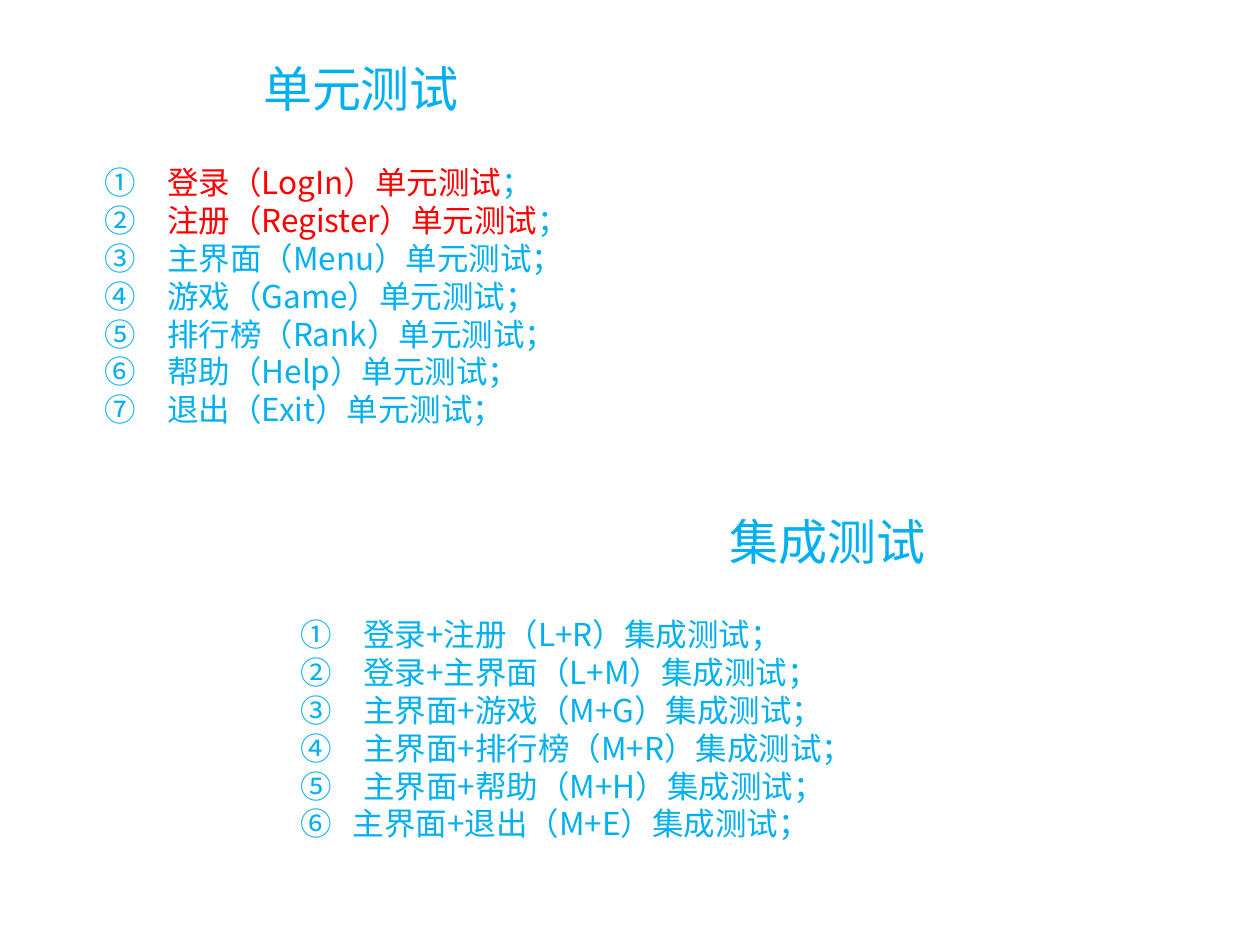
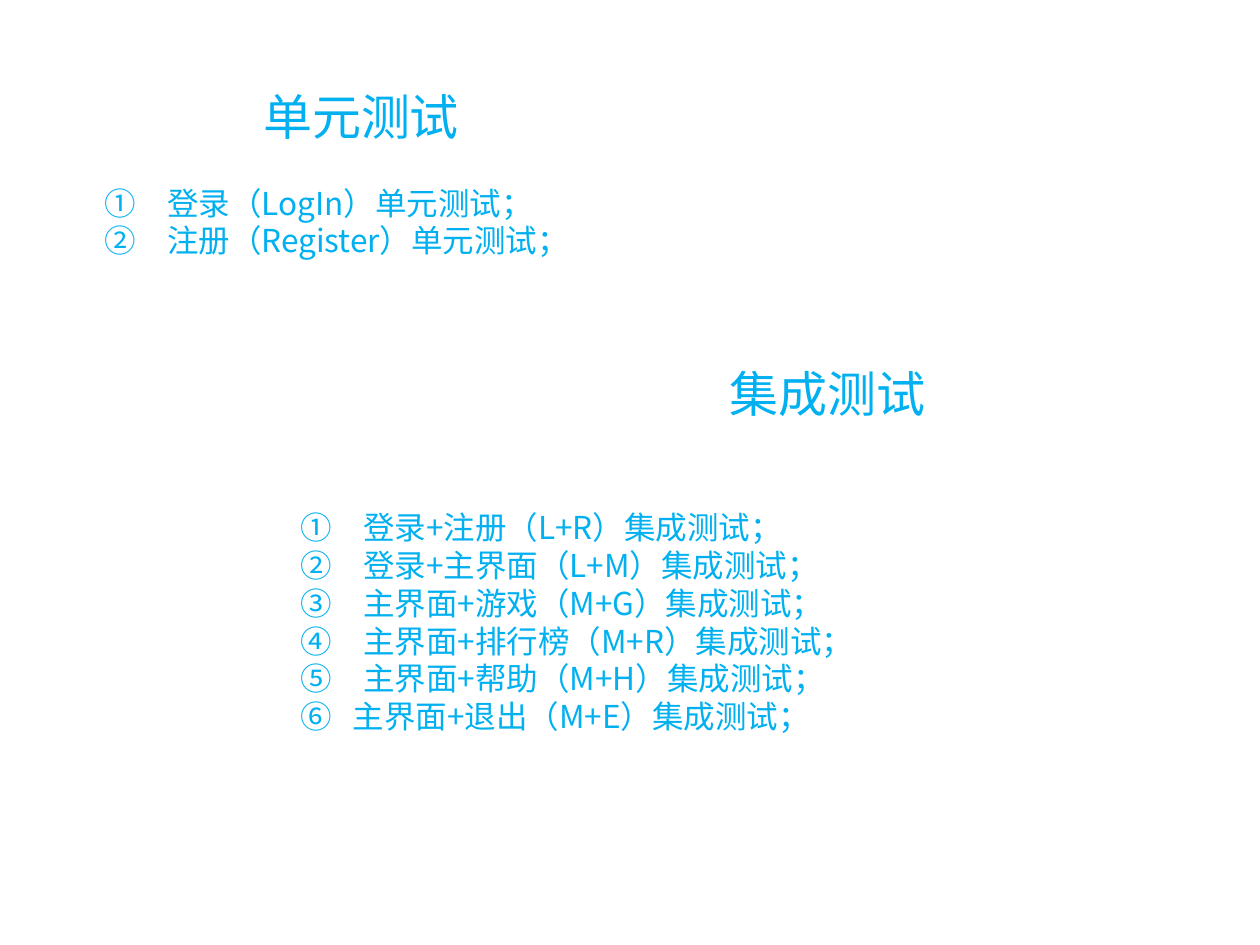
Before and after one commit to SE2018G18/SE2018-G18-Project, a slide deck: slide 30 of SE2018春-G18-项目总结.pptx. Drawn at 1260x945 pixels with LibreOffice and Linux fonts; fonts in the diff are those of the drawing; background and template pictures are left out. Boxes give left, top, right and bottom in pixels: in the first picture for what was removed or moved away, otherwise in the second. Text is boxed around its words. In the diff, an @@ line names an element or a change of style, - is before the commit and + after.

```diff
--- a/SE2018春-G18-项目总结.pptx
+++ b/SE2018春-G18-项目总结.pptx
@@ text "单元测试": place and size @@
-text "单元测试" at [263,66,459,111]
+text "单元测试" at [263,94,459,139]
@@ text "① 登录（LogIn）单元测试；": place and size @@
-text "① 登录（LogIn）单元测试；" at [104,167,569,426]
+text "① 登录（LogIn）单元测试；" at [104,188,569,260]
@@ text "① 登录（LogIn）单元测试；" at [104,188,569,260]: text colour #FF0000 to #00B0F0 in "登录（LogIn）单元测试；", "注册（Register）单元测试；" @@
@@ text at [167,238,563,426]: paragraphs removed @@
-③ 主界面（Menu）单元测试；
-④ 游戏（Game）单元测试；
-⑤ 排行榜（Rank）单元测试；
-⑥ 帮助（Help）单元测试；
-⑦ 退出（Exit）单元测试；
@@ text "集成测试": place and size @@
-text "集成测试" at [729,518,925,564]
+text "集成测试" at [729,370,925,416]
@@ text "① 登录+注册（L+R）集成测试；": place and size @@
-text "① 登录+注册（L+R）集成测试；" at [300,619,853,840]
+text "① 登录+注册（L+R）集成测试；" at [300,512,853,733]
```
Also in this commit, not shown: 4 other slides changed, 15 other files.
